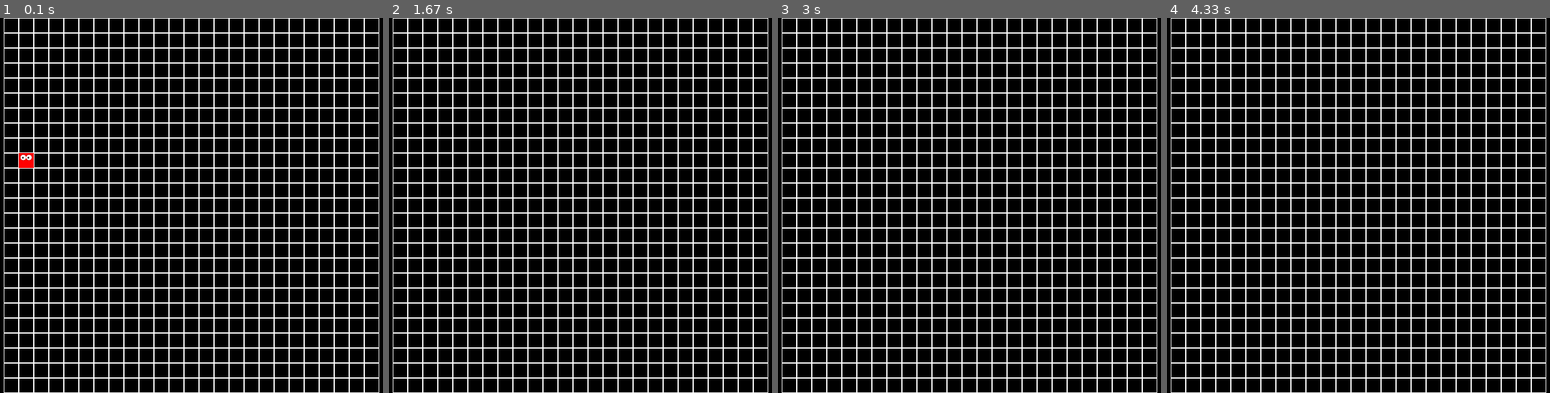
Above: before the commit, frames 1-4 (left to right).
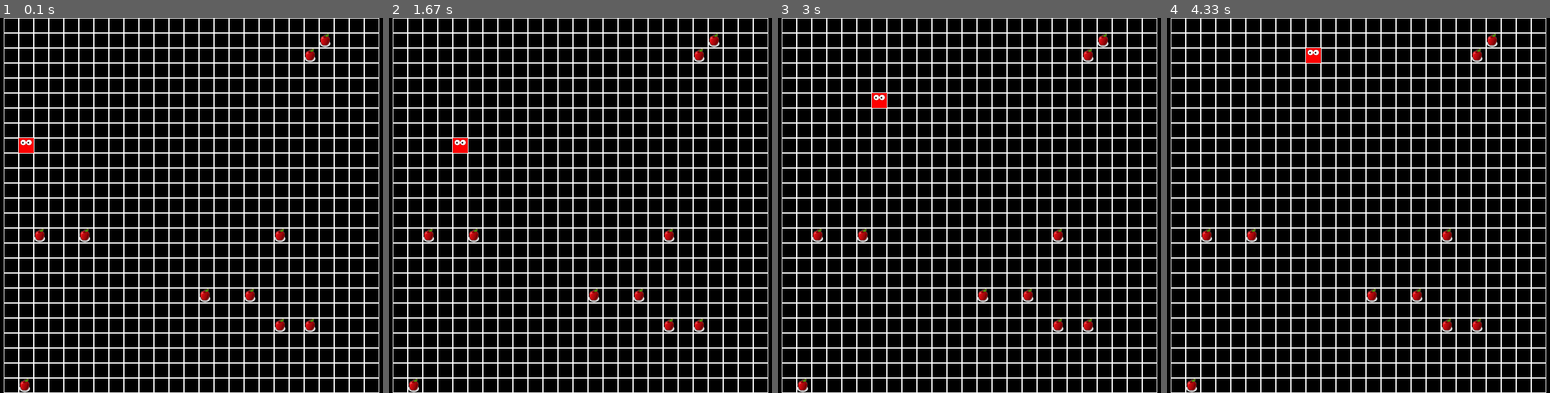
Above: after the commit, the same moments.

Repository: kurt-gubi/snakegame
Game: pygame game, started from snake.py
Same seed, same stepped clock (60 frames per second), same inputs: the game is played once before the commit and once after it. The source is Python 2; it was converted automatically to run under Python 3.
Inputs:
- Up to frame 1 (0.1 s): no input
- Up to frame 2 (1.67 s): no input
- Up to frame 3 (3 s): no input
- Up to frame 4 (4.33 s): no input

The runs differ from the first frame. In frame 1, 1.1% of the frame differs, in the area x 4-87%, y 4-100%; in frame 2, 1.0%; in frame 3, 1.0%; in frame 4, 1.0%.

Commit message:
Fixed up snake movement.

Diff:
--- a/snake.py
+++ b/snake.py
@@ -4,6 +4,7 @@
 
 import string
 import random
+from collections import deque
 from copy import deepcopy
 import traceback
 
@@ -98,7 +99,7 @@
             raise KeyError, "Could not insert snake into the board."
 
         colour = (255, 0, 0)
-        self.bots[letter] = [bot, (x, y), colour]
+        self.bots[letter] = [bot, colour, deque([(x, y)])]
         self.board[y][x] = letter.upper()
         return letter
 
@@ -134,7 +135,7 @@
                     self.surface.blit(self.apple, r.topleft)
 
                 elif cell.isalpha(): # Snake...
-                    colour = self.bots[cell.lower()][2]
+                    colour = self.bots[cell.lower()][1]
                     self.surface.fill(colour, r)
 
                     if cell.isupper(): # Snake head
@@ -148,9 +149,10 @@
             'R': (1, 0),
         }
 
-        for letter, (bot, (x, y), colour) in self.bots.items():
+        for letter, (bot, colour, path) in self.bots.items():
             board = deepcopy(self.board)
             try:
+                x, y = path[0]
                 d = bot(board, (x, y))
 
                 # Sanity checking...
@@ -166,10 +168,17 @@
 
                 oldcell = self.board[ny][nx]
                 if oldcell in (Squares.EMPTY, Squares.APPLE):
+                    # Move snake forward.
                     self.board[ny][nx] = letter.upper()
+                    path.append((nx, ny))
+
+                    # Make old head into body.
                     self.board[y][x] = letter.lower()
 
-                    self.bots[letter][1] = (nx, ny)
+                    if oldcell != Squares.APPLE:
+                        # Remove last part of snake.
+                        ox, oy = path.popleft()
+                        self.board[oy][ox] = Squares.EMPTY
                 else:
                     self.remove_bot(letter)
 
@@ -206,7 +215,7 @@
 
             # Update the display.
             pygame.display.flip()
-            clock.tick(5)
+            clock.tick(40)
 
             # Let the snakes move!
             self.update_snakes()
@@ -217,6 +226,6 @@
 if __name__ == '__main__':
     from bots import random_bot
 
-    game = SnakeEngine(25, 25, 0)
+    game = SnakeEngine(25, 25, 10)
     game.add_bot(random_bot)
     game.run()
